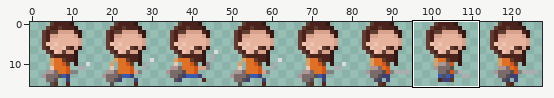
Edited in one commit: sprite sheet (Code/bin/Res/IndoFlipped.png). Above: a wide view before the commit, with the close-up outlined.
Close-up. Before the commit:
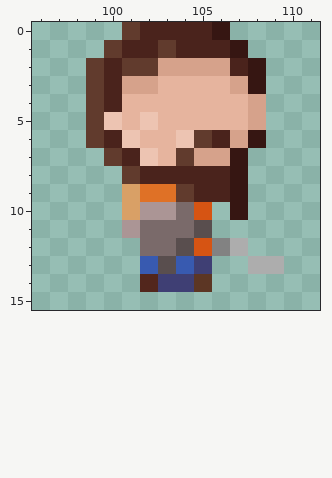
The file is 128x16 pixels. Colours within 5 levels of each other are drawn and written as one. Shown: x 96..111, y 0..15. The commit also changed other parts of the picture, which this record leaves out.
Now the later version:
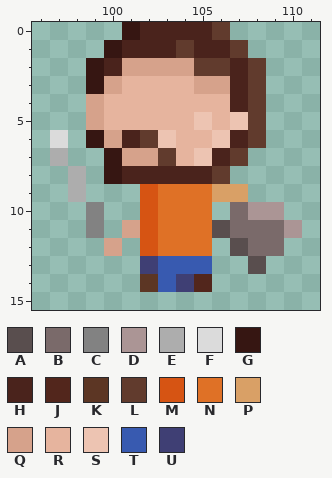
Palette (. is transparent): A #594e4e  B #7a6a6a  C #828282  D #ab9595  E #adadad  F #dbdbdb  G #361612  H #4a231c  J #52261c  K #5c3624  L #613b2d  M #d65413  N #df7126  P #d9a066  Q #d6a28b  R #e6b49e  S #edc4b2  T #385ab0  U #3f3f74
What changed:
Changed rows in their new state; - is an unchanged pixel.
first column x 97:
 0 ----G----L----
 1 ---G--HL--L---
 2 --G-QQ--LL-L--
 3 --GQRR--QQHL--
 4 --QR------HL--
 5 --QR-R--S-SL--
 6 F-GQHLSRRSHL--
 7 E--GQQLRSHL---
 8 -E-GH----L.---
 9 -E--.M-NNPP---
10 --C-.MNNN-BDD-
11 --C-QMNNNABBBD
12 ---Q-MNNN.ABB-
13 -----UT-T--A.-
14 -----KT-J-----
